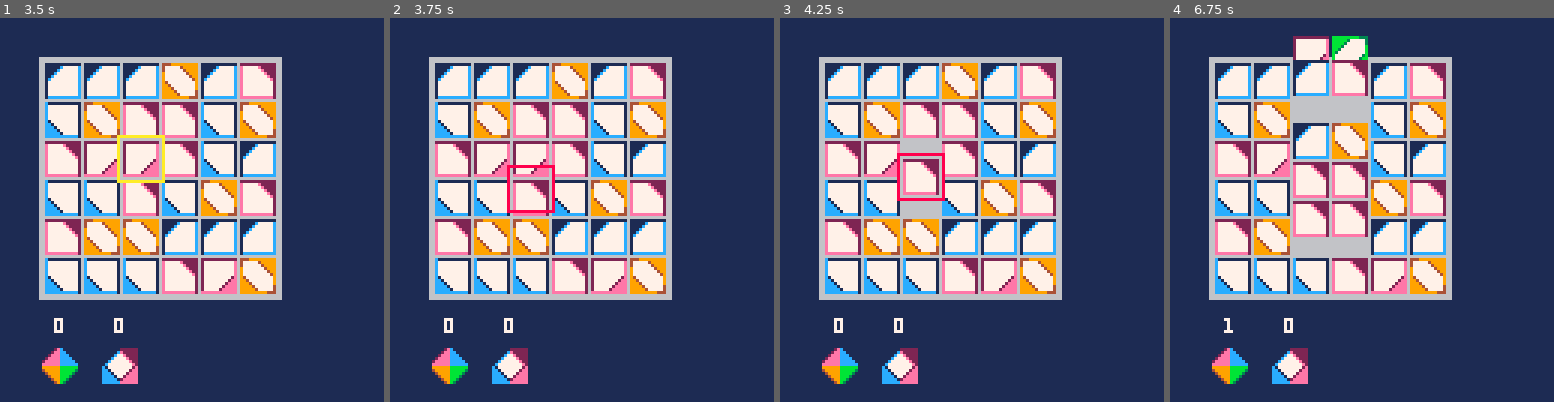
Above: before the commit, frames 1-4 (left to right).
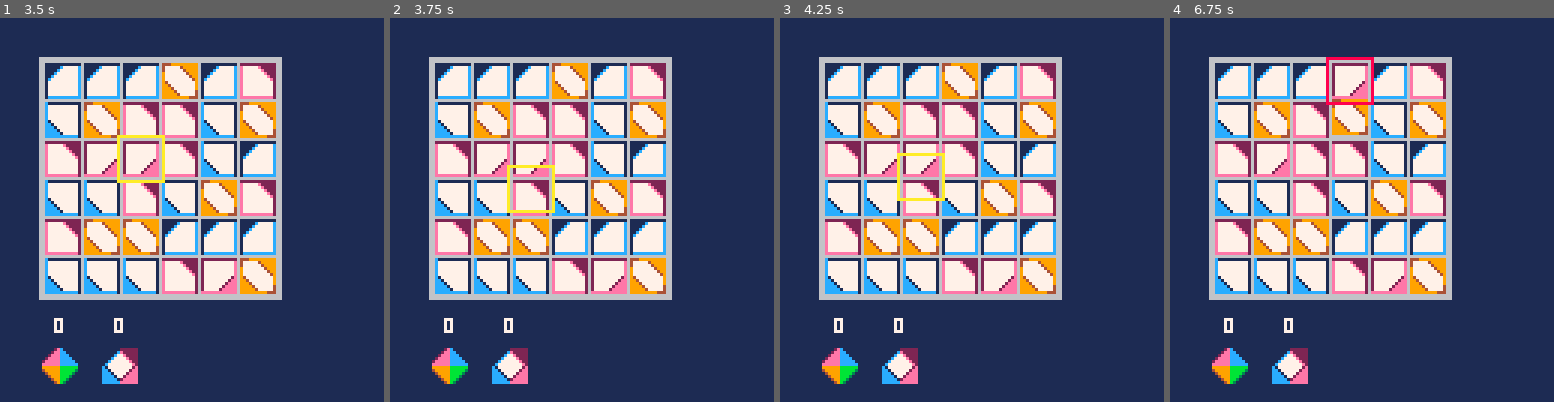
Above: after the commit, the same moments.

Repository: broquaint/pico8-carts
Game: PICO-8 cartridge eggjam4.p8
Same seed, same stepped clock (60 frames per second), same inputs: the game is played once before the commit and once after it.
Inputs:
- Up to frame 1 (3.5 s): tap O (Z key) at 0.33, 1.07, 2.22 s; tap Down at 0.7 s; tap X (X key) at 1.43, 2.07, 2.82 s; hold Up 1.97-2.63 s; hold Right 2.68-3.02 s; hold Down from 3.07 s (still down)
- Up to frame 2 (3.75 s): tap X (X key) at 3.57 s; tap O (Z key) at 3.72 s; release Down at 3.73 s
- Up to frame 3 (4.25 s): hold Left 3.78-4.12 s; hold Up from 4.17 s (still down)
- Up to frame 4 (6.75 s): tap X (X key) every 0.75 s from 4.32 to 6.57 s; release Up at 4.5 s; hold Left 4.55-5.05 s; hold Right 5.1-5.93 s; tap O (Z key) at 5.22, 6.72 s; hold Up 5.98-6.65 s; hold Right from 6.7 s (still down)

Frame 1 is identical in both runs. In frame 2, 0.4% of the frame differs, in the area x 30-43%, y 38-51%; in frame 3, 1.7%; in frame 4, 8.0%, in the area x 14-54%, y 4-82%.

Commit message:
Only handle one key press at a time
As that's all the code handles.

Diff:
--- a/eggjam4.p8
+++ b/eggjam4.p8
@@ -384,24 +384,23 @@
 }
 
 function _update()
-   local can_move = in_play_state('idle')
-   if btnp(b_left) and can_move then
+   if btnp(b_left) and in_play_state('idle') then
       set_play_state('switch')
       animate_player_move(move.left)
    end
-   if btnp(b_right) and can_move then
+   if btnp(b_right) and in_play_state('idle') then
       set_play_state('switch')
       animate_player_move(move.right)
    end
-   if btnp(b_up) and can_move then
+   if btnp(b_up) and in_play_state('idle') then
       set_play_state('switch')
       animate_player_move(move.up)
    end
-   if btnp(b_down) and can_move then
+   if btnp(b_down) and in_play_state('idle') then
       set_play_state('switch')
       animate_player_move(move.down)
    end
-   if btnp(b_x) and can_move then
+   if btnp(b_x) and in_play_state('idle') then
       player.held = not player.held
       player.tile_held = player.held and grid[player.gx][player.gy] or nil
    end
